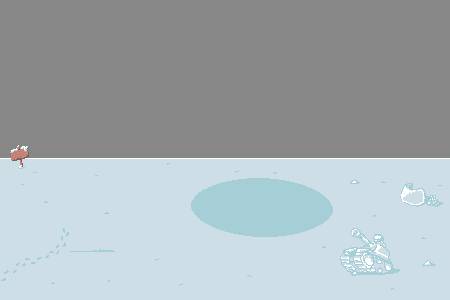
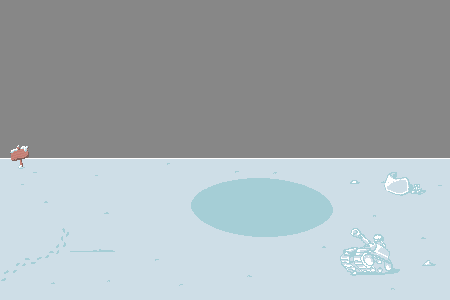
Layered file, before and after one edit (450x300). Changes by layer:
painted on "snowFort" over bbox(384, 172, 439, 207)
painted on "Layer 7" over bbox(425, 196, 443, 207)
